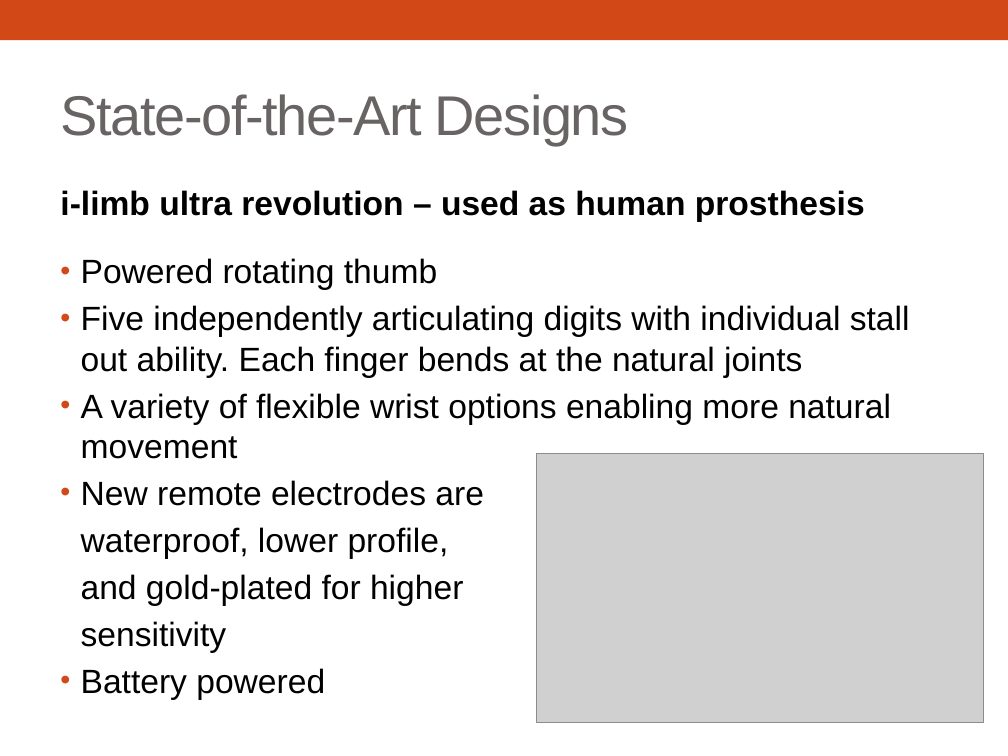
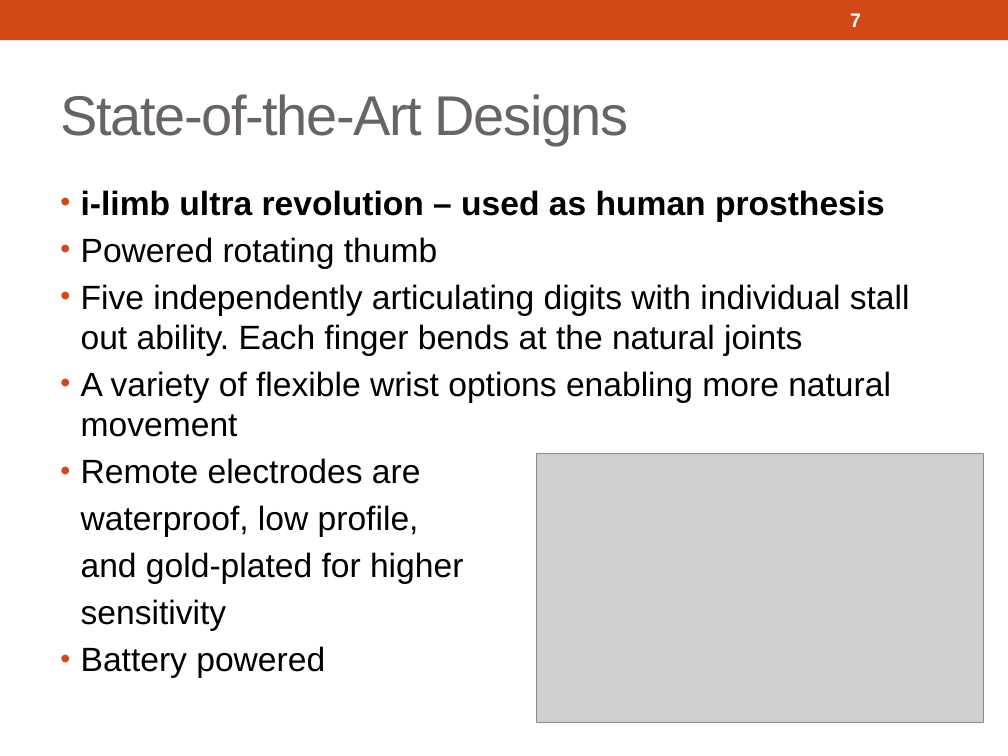
Before and after one commit to 3D-Printed-Granular-Jamming-Hand/3d-printed-granular-jamming-hand, a slide deck: slide 7 of ProgressReports/Presentation 1 Segments/3d-Printed Granular Jamming Hand.pptx (slide 5 before the commit). Drawn at 1008x756 pixels with LibreOffice and Linux fonts; fonts in the diff are those of the drawing; grey boxes stand for pictures. Boxes give left, top, right and bottom in pixels: in the first picture for what was removed or moved away, otherwise in the second. Text is boxed around its words. In the diff, an @@ line names an element or a change of style, - is before the commit and + after.

```diff
--- a/ProgressReports/Presentation 1 Segments/3d-Printed Granular Jamming Hand.pptx
+++ b/ProgressReports/Presentation 1 Segments/3d-Printed Granular Jamming Hand.pptx
@@ page number added at [850,13,861,27], 14 pt, text #FFFFFF, bold @@
+7
@@ text at [81,190,885,222]: bullet none to • @@
@@ text at [81,458,421,537]: text changed @@
-• New remote electrodes are
-waterproof, lower profile,
+• Remote electrodes are
+waterproof, low profile,
```
Also in this commit, not shown: 29 other slides changed, 6 slides added, 1 slide removed, 1 other file.
